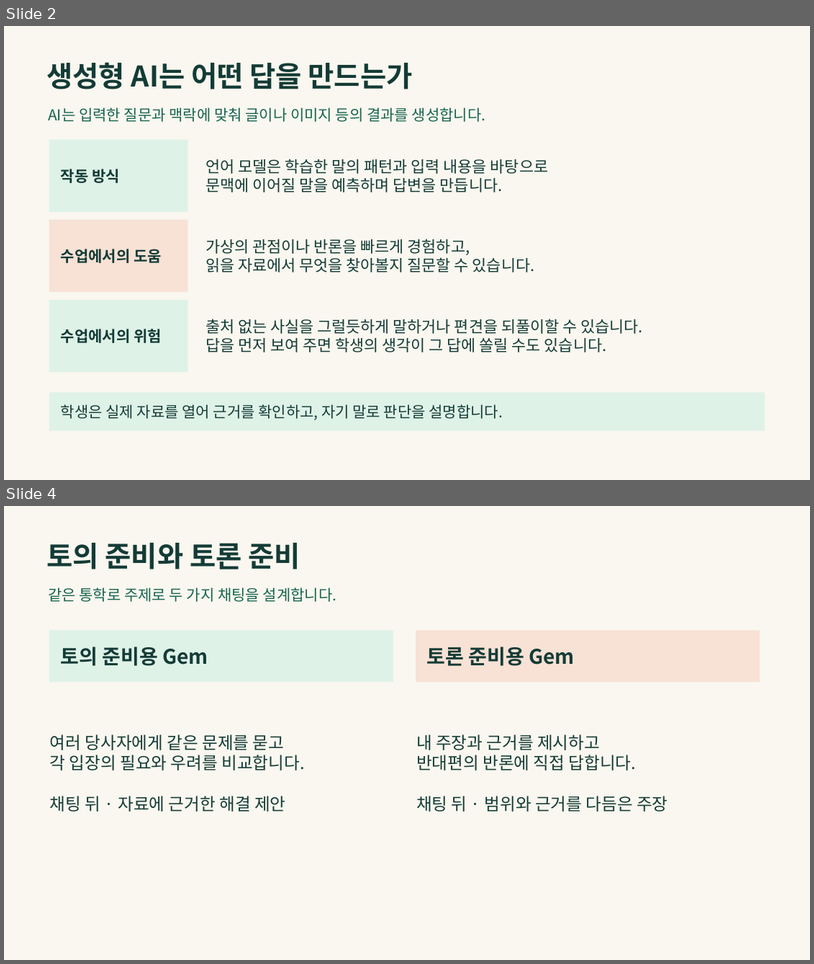
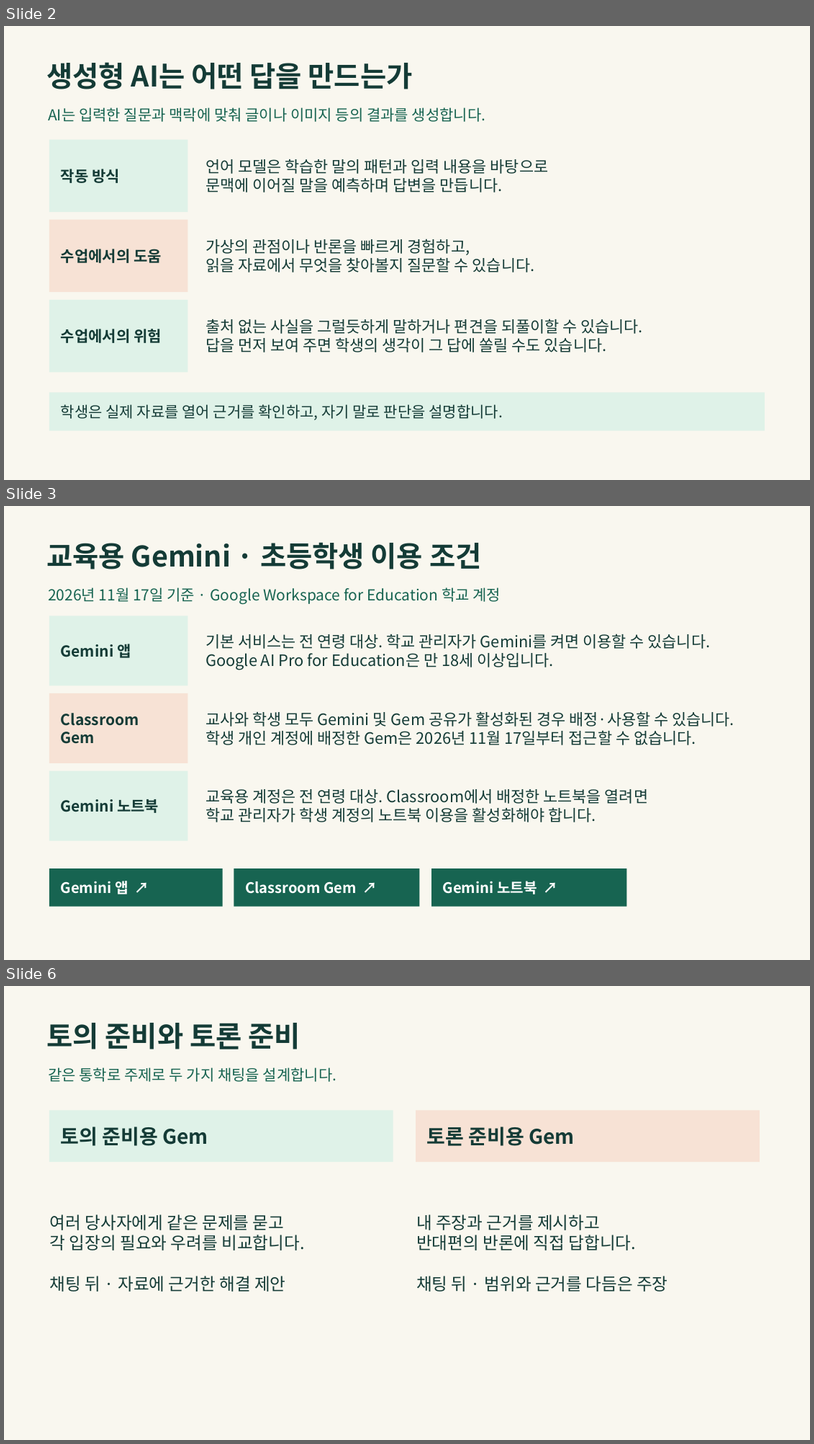
Before and after one commit to LUCKYBRIDGE/gemini-discussion, a slide deck: output/gemini-discussion.pptx. Shown one above the other, each under a label of ours: slides 2 and 4 before the commit, slides 2, 3 and 6 after it; the slides between them are not shown. The pictures are 814x964 and 814x1444 pixels, drawn with LibreOffice and Linux fonts; fonts in the diff are those of the drawing. Boxes give left, top, right and bottom in pixels: in the first picture for what was removed or moved away, otherwise in the second. Text is boxed around its words. In the diff, an @@ line names an element or a change of style, - is before the commit and + after.

Commit message:
Document dated AI service eligibility and classroom uses

```diff
--- a/output/gemini-discussion.pptx
+++ b/output/gemini-discussion.pptx
@@ slide 3 added at box(4, 506, 810, 960), background #F9F7EF @@
@@ text added at box(46, 542, 481, 569), 33.8 pt, text #143B36, bold @@
+교육용 Gemini · 초등학생 이용 조건
@@ text added at box(48, 587, 502, 604), 18 pt, text #176451 @@
+2026년 11월 17일 기준 · Google Workspace for Education 학교 계정
@@ rectangle added at box(49, 615, 188, 686), fill #DFF2E8, 18 pt, text #143B36, bold @@
+Gemini 앱
@@ text added at box(206, 633, 710, 670), 18.8 pt, text #143B36 @@
+기본 서비스는 전 연령 대상. 학교 관리자가 Gemini를 켜면 이용할 수 있습니다.
+Google AI Pro for Education은 만 18세 이상입니다.
@@ rectangle added at box(49, 693, 188, 763), fill #F7E2D5, 18 pt, text #143B36, bold @@
+Classroom Gem
@@ text added at box(206, 711, 734, 745), 18.8 pt, text #143B36 @@
+교사와 학생 모두 Gemini 및 Gem 공유가 활성화된 경우 배정·사용할 수 있습니다.
+학생 개인 계정에 배정한 Gem은 2026년 11월 17일부터 접근할 수 없습니다.
@@ rectangle added at box(49, 771, 188, 841), fill #DFF2E8, 18 pt, text #143B36, bold @@
+Gemini 노트북
@@ text added at box(206, 789, 648, 822), 18.8 pt, text #143B36 @@
+교육용 계정은 전 연령 대상. Classroom에서 배정한 노트북을 열려면
+학교 관리자가 학생 계정의 노트북 이용을 활성화해야 합니다.
@@ rectangle added at box(49, 868, 222, 906), fill #176451, 17.2 pt, text #FFFFFF, bold @@
+Gemini 앱 ↗
@@ rectangle added at box(234, 868, 419, 906), fill #176451, 17.2 pt, text #FFFFFF, bold @@
+Classroom Gem ↗
@@ rectangle added at box(432, 868, 627, 906), fill #176451, 17.2 pt, text #FFFFFF, bold @@
+Gemini 노트북 ↗
@@ what was slide 4 is now slide 6 @@
```
Also in this commit, not shown: 2 other slides added, 1 slide removed, 1 other file.
